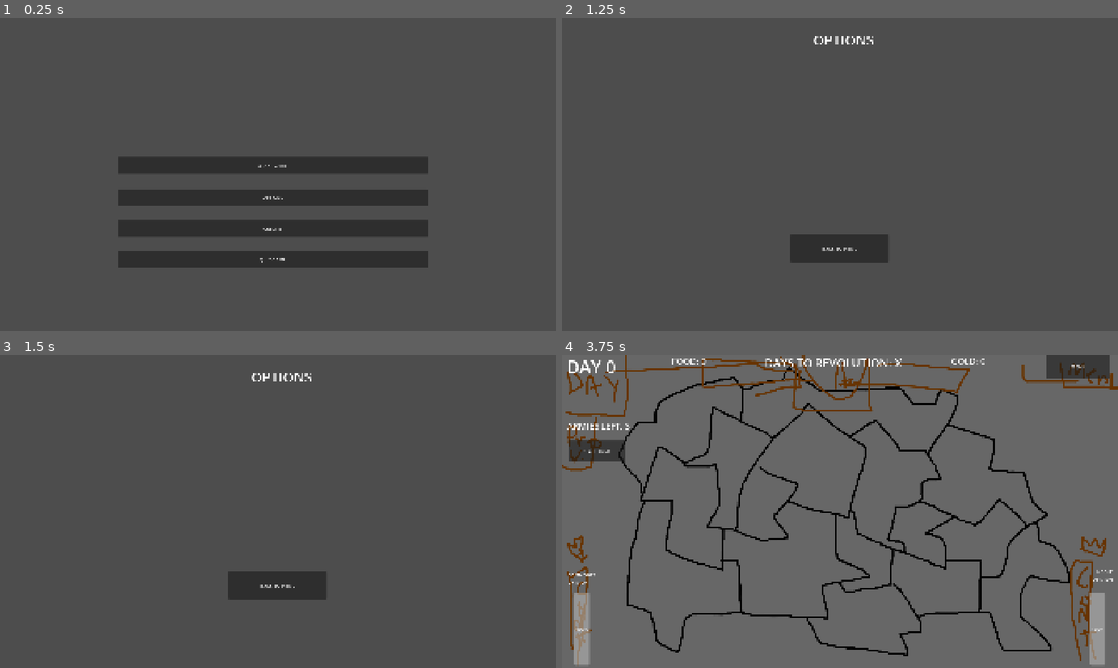
Above: before the commit, frames 1-4 (two rows, left to right).
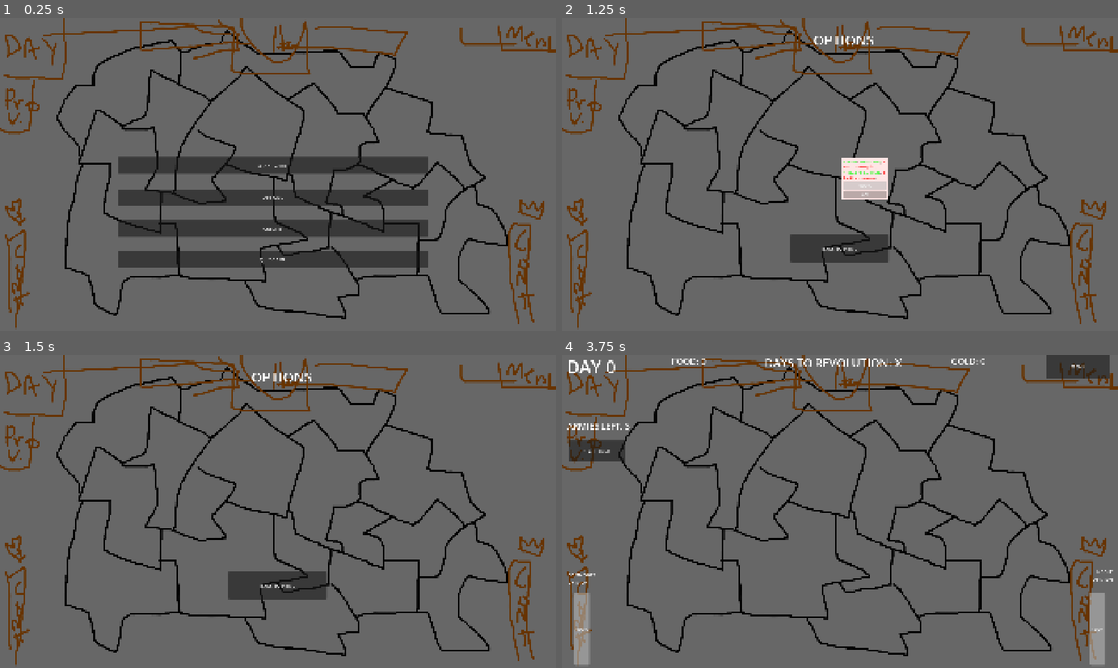
Above: after the commit, the same moments.

Repository: Orangechrisy/gmtk-game-jam-2026
Game: Godot game, scene res://Map/map.tscn
Same seed, same stepped clock (60 frames per second), same inputs: the game is played once before the commit and once after it. Before the commit the project starts from res://Menus/MainMenu.tscn. Sound files missing from this copy of the repository are replaced by a short silence.
Inputs (mouse positions are in pixels of both pictures, inside the frame that each line leads up to):
- Up to frame 1 (0.25 s): no input
- Up to frame 2 (1.25 s): click "OPTIONS" at 0.5 s
- Up to frame 3 (1.5 s): move the mouse to (400, 495) at 1.27 s; click (400, 495) at 1.42 s
- Up to frame 4 (3.75 s): move the mouse to (728, 527) at 2.02 s; click (728, 527) at 2.17 s; click "BACK TO MENU" at 2.75 s; click "START GAME" at 3.5 s

The runs differ from the first frame. In frame 1, 88% of the frame differs, in the area x 0-100%, y 0-100%; in frame 2, 97%; in frame 3, 97%; in frame 4, nothing differs.

Commit message:
main menu to map

Diff:
--- a/GameStructure/game_manager.gd
+++ b/GameStructure/game_manager.gd
@@ -1,10 +1,18 @@
 extends Node
 
-# Custom functions
+signal restart
+signal quit_to_main
 
 ## TODO: resets everything to default starting game state
-func reset():
-	pass
+func reset() -> void:
+	GameState.MouseMode = GameState.Click.BASIC
+	restart.emit()
+
+## TODO idk what we might want here
+func quit_to_menu() -> void:
+	GameState.MouseMode = GameState.Click.MAIN
+	quit_to_main.emit()
+
 
 ## end_day: Runs all end-of-day functions, like variable updates and rolling new events
 ## Variables: NONE (for now)
--- a/GameStructure/game_state.gd
+++ b/GameStructure/game_state.gd
@@ -36,8 +36,8 @@
 enum Ending {REVOLUTION, COMMON_ASSASSIN, NOBLE_ASSASSIN, FLEE_DOCK_FAIL, FLEE_DOCK_SUCCESS, FLEE_MINES_FAIL, FLEE_MINES_SUCCESS, FLEE_OUTSKIRTS_FAIL, FLEE_OUTSKIRTS_SUCCESS, SURRENDER_FAIL, SURRENDER_SUCCESS, ABDICATE_FAIL, ABDICATE_SUCCESS}
 
 # MOUSE SHIT
-enum Click {BASIC, ARMY_PLACEMENT, EVENT, PAUSE}
-var MouseMode: int = Click.BASIC:
+enum Click {BASIC, ARMY_PLACEMENT, EVENT, PAUSE, MAIN}
+var MouseMode: int = Click.MAIN:
 	set(val):
 		# if we pause while an event is active, we want to go back to event mouse mode
 		if MouseMode == Click.PAUSE and current_event != null:
--- a/Map/map.gd
+++ b/Map/map.gd
@@ -6,6 +6,8 @@
 	$MainInterface.connect("pause_game", pause_game)
 	$MainInterface.connect("unpause_game", unpause_game)
 	$PauseMenu.connect("back_up", unpause_game)
+	GameManager.connect("restart", reset)
+	GameManager.connect("quit_to_main", exit)
 	MusicManager.start_base_track()
 	for child in $Provinces.get_children():
 		GameState.provinces.append(child)
@@ -19,3 +21,15 @@
 func unpause_game() -> void:
 	$PauseMenu.visible = false
 	GameState.MouseMode = GameState.Click.BASIC
+
+## sets things up for base game
+func reset() -> void:
+	$MainInterface.visible = true
+	$PauseMenu.visible = false
+	$MainMenu.visible = false
+
+## exits to main menu
+func exit() -> void:
+	$MainInterface.visible = false
+	$PauseMenu.visible = false
+	$MainMenu.visible = true
--- a/Map/map.tscn
+++ b/Map/map.tscn
@@ -11,6 +11,7 @@
 [ext_resource type="Resource" uid="uid://bmaufex3guxcl" path="res://Events/MapEvents/test_map_event.tres" id="7_vhrv6"]
 [ext_resource type="PackedScene" uid="uid://dv1r3qybxrmhh" path="res://UI/MainInterface.tscn" id="8_ry46t"]
 [ext_resource type="PackedScene" uid="uid://bqnp5ys3qf240" path="res://Menus/PauseMenu.tscn" id="10_5cbny"]
+[ext_resource type="PackedScene" uid="uid://d1xxop0i5b08d" path="res://Menus/MainMenu.tscn" id="12_rr5ff"]
 
 [sub_resource type="Resource" id="Resource_btrrw"]
 script = ExtResource("2_lymsy")
@@ -94,6 +95,9 @@
 loyalty = 150
 
 [node name="MainInterface" parent="." unique_id=1175301398 instance=ExtResource("8_ry46t")]
+visible = false
 
 [node name="PauseMenu" parent="." unique_id=273141382 instance=ExtResource("10_5cbny")]
 visible = false
+
+[node name="MainMenu" parent="." unique_id=136163537 instance=ExtResource("12_rr5ff")]
--- a/Menus/main_menu.gd
+++ b/Menus/main_menu.gd
@@ -13,7 +13,6 @@
 	# map there the whole time (main menu as child to it) and this just hides the main menu
 	# and emits a signal for the map to show things with a nice transition?
 	# like maybe the map when main menu active blurred? idk
-	get_tree().change_scene_to_file("res://Map/map.tscn")
 
 
 func _on_options_button_pressed() -> void:
--- a/Menus/pause_menu.gd
+++ b/Menus/pause_menu.gd
@@ -4,25 +4,27 @@
 
 # Called when the node enters the scene tree for the first time.
 func _ready() -> void:
+	GameState.connect("mouse_mode_updated", on_mouse_mode_updated)
 	for sub_menu in get_children():
 		if sub_menu.has_signal("back_up"):
 			sub_menu.connect("back_up", on_back_up)
 
+func on_mouse_mode_updated(new_mode) -> void:
+	if new_mode == GameState.Click.PAUSE:
+		set_mouse_behavior_recursive(MOUSE_BEHAVIOR_INHERITED)
+	else:
+		set_mouse_behavior_recursive(MOUSE_BEHAVIOR_DISABLED)
 
 func _on_return_to_game_button_pressed() -> void:
-	if GameState.MouseMode == GameState.Click.PAUSE:
-		back_up.emit()
+	back_up.emit()
 
 func on_back_up() -> void:
-	if GameState.MouseMode == GameState.Click.PAUSE:
-		$PausePauseMenu.visible = true
+	$PausePauseMenu.visible = true
 
 func _on_options_button_pressed() -> void:
-	if GameState.MouseMode == GameState.Click.PAUSE:
-		$PausePauseMenu.visible = false
-		$OptionsMenu.visible = true
+	$PausePauseMenu.visible = false
+	$OptionsMenu.visible = true
 
 # TODO: Improve this! Depending on how we handle the main menu!
 func _on_quit_to_menu_button_pressed() -> void:
-	if GameState.MouseMode == GameState.Click.PAUSE:
-		get_tree().change_scene_to_file("res://Menus/MainMenu.tscn")
+	GameManager.quite_to_main()
--- a/project.godot
+++ b/project.godot
@@ -11,7 +11,7 @@
 [application]
 
 config/name="gmtk game jam 2026"
-run/main_scene="uid://d1xxop0i5b08d"
+run/main_scene="uid://bxunwhqu2ejnj"
 config/features=PackedStringArray("4.7", "GL Compatibility")
 config/icon="res://icon.svg"
 
